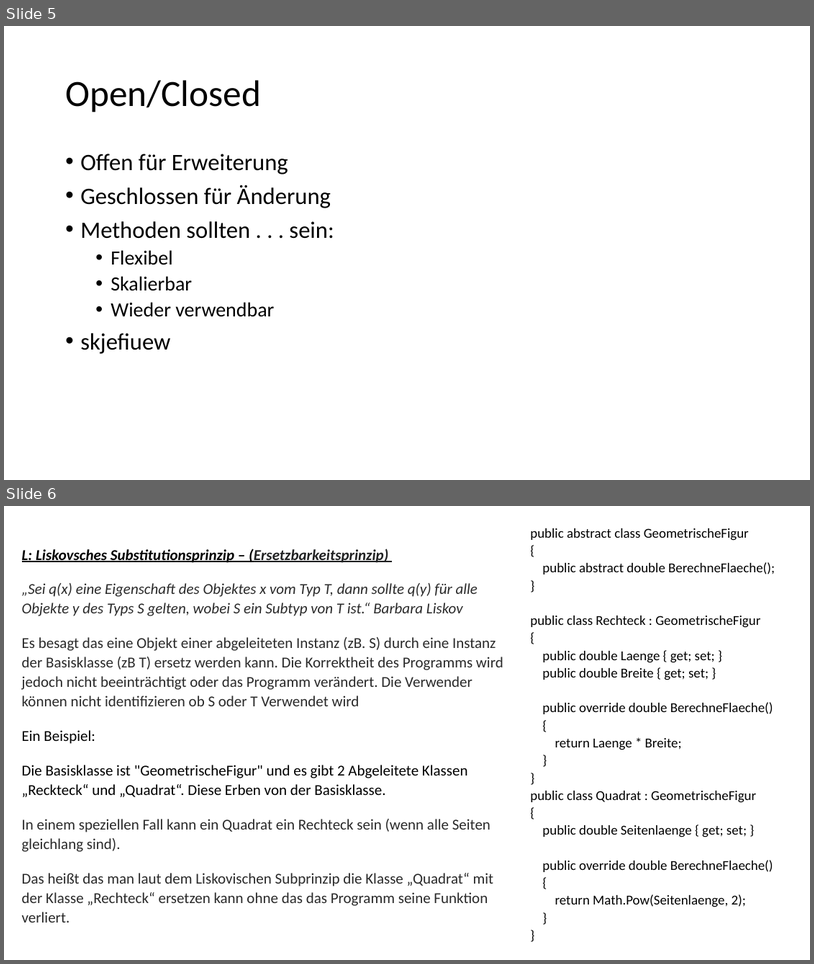
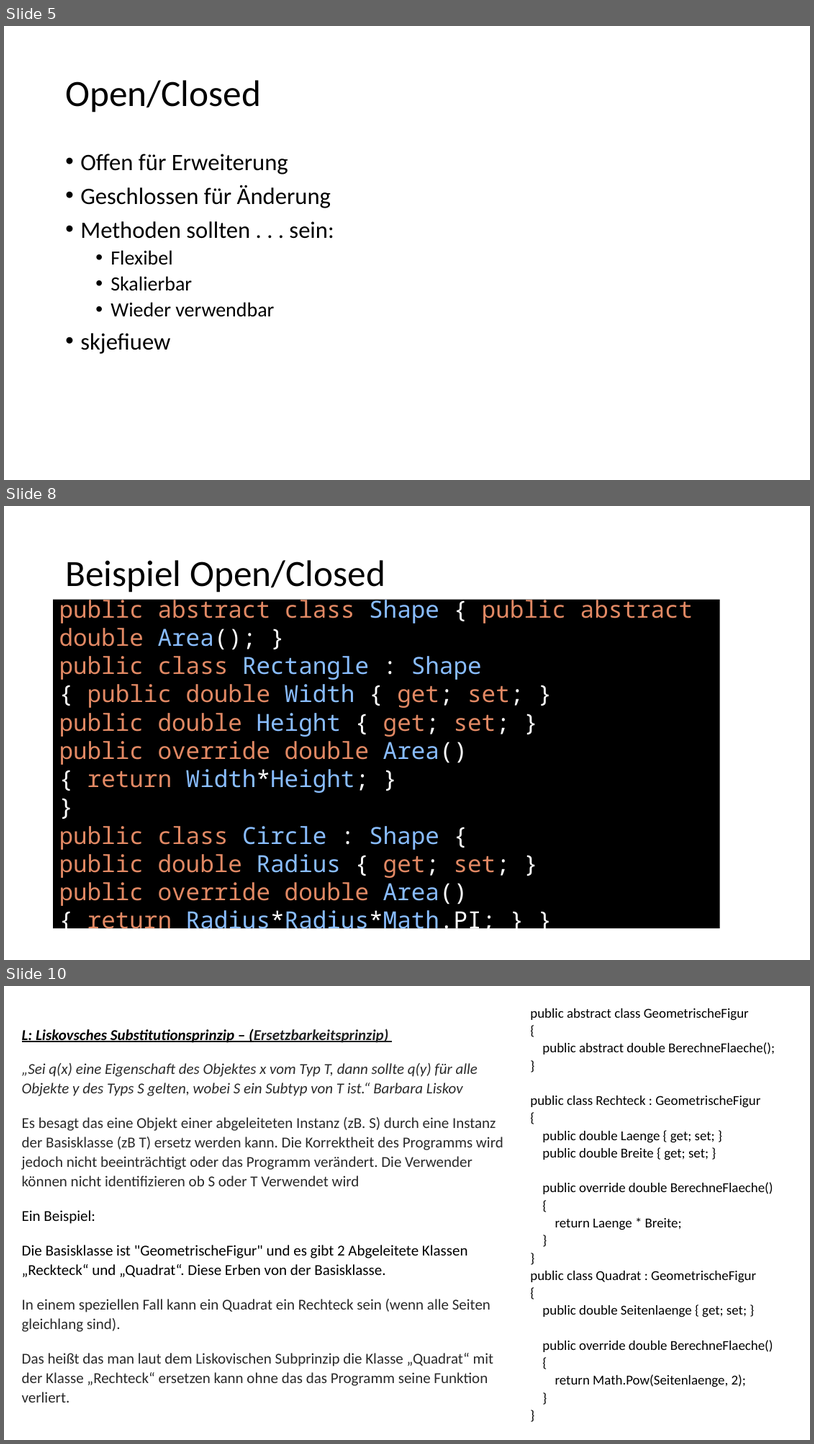
Before and after one commit to T0biasBerndt/SOLID-Pr-si, a slide deck: SOLID-präsi.pptx. Shown one above the other, each under a label of ours: slides 5 and 6 before the commit, slides 5, 8 and 10 after it; the slides between them are not shown. The pictures are 814x964 and 814x1444 pixels, drawn with LibreOffice and Linux fonts; fonts in the diff are those of the drawing. Boxes give left, top, right and bottom in pixels: in the first picture for what was removed or moved away, otherwise in the second. Text is boxed around its words. In the diff, an @@ line names an element or a change of style, - is before the commit and + after.

```diff
--- a/SOLID-präsi.pptx
+++ b/SOLID-präsi.pptx
@@ slide 8 added at bbox=[4, 506, 810, 960], background #FFFFFF @@
@@ title added at bbox=[65, 560, 386, 592], 44 pt, text #000000 @@
+Beispiel Open/Closed
@@ text added at bbox=[53, 596, 720, 931], fill #000000, 28 pt, text #E28964 @@
+public abstract class Shape { public abstract double Area(); }
+public class Rectangle : Shape
+{ public double Width { get; set; }
+public double Height { get; set; }
+public override double Area()
+{ return Width*Height; }
+}
+public class Circle : Shape {
+public double Radius { get; set; }
+public override double Area()
+{ return Radius*Radius*Math.PI; } }
@@ what was slide 6 is now slide 10 @@
```
Also in this commit, not shown: 7 other slides added.
